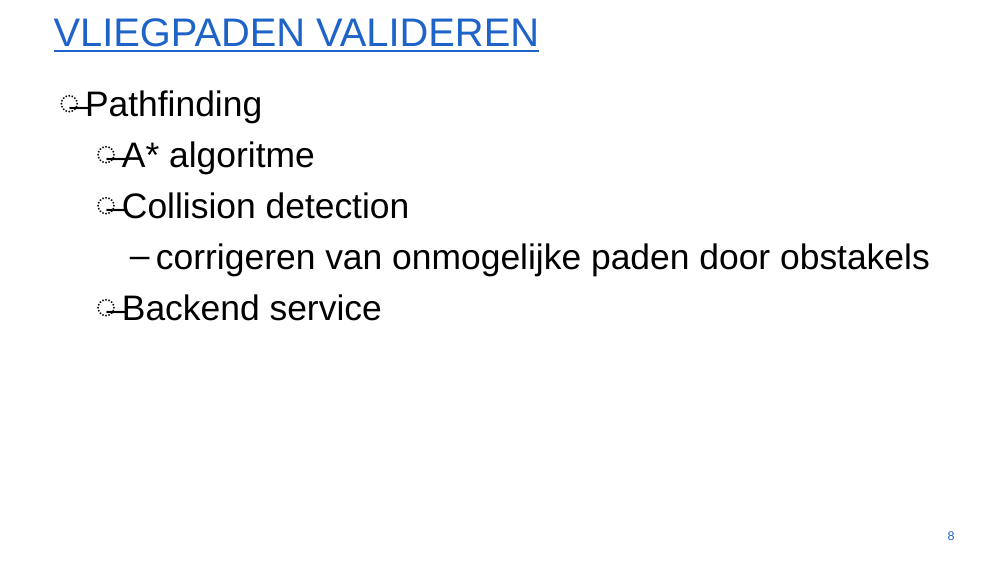
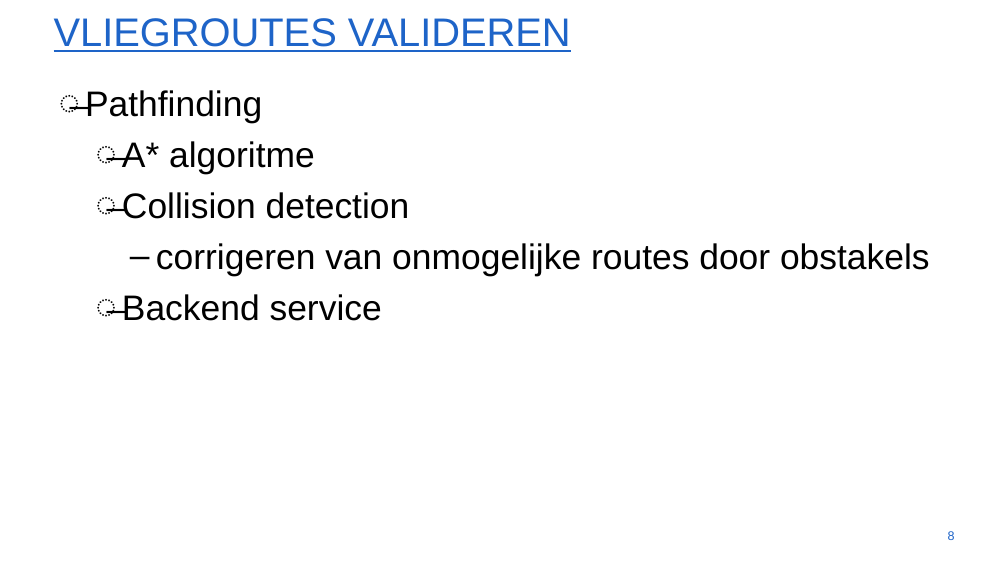
Before and after one commit to WouterStemgee/inventory-management-system-autonomous-drones, a slide deck: slide 8 of presentaties/PresentatieSprint2.pptx. Drawn at 1008x567 pixels with LibreOffice and Linux fonts; fonts in the diff are those of the drawing; background and template pictures are left out. Boxes give left, top, right and bottom in pixels: in the first picture for what was removed or moved away, otherwise in the second. Text is boxed around its words. In the diff, an @@ line names an element or a change of style, - is before the commit and + after.

```diff
--- a/presentaties/PresentatieSprint2.pptx
+++ b/presentaties/PresentatieSprint2.pptx
@@ title at box(54, 18, 571, 52): text changed @@
-VLIEGPADEN VALIDEREN
+VLIEGROUTES VALIDEREN
@@ text at box(156, 243, 930, 276): text changed @@
-    ‒ corrigeren van onmogelijke paden door obstakels
+    ‒ corrigeren van onmogelijke routes door obstakels
```
Also in this commit, not shown: 1 other slide changed, 1 slide added, 1 slide removed, 2 other files.
